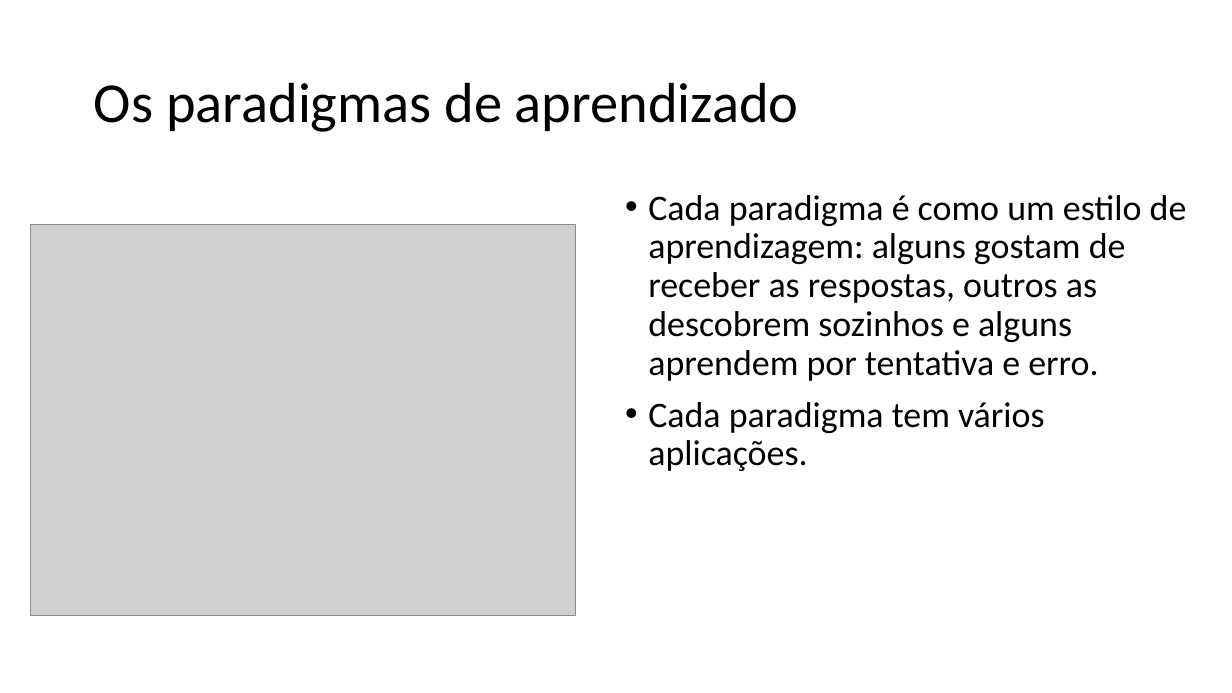
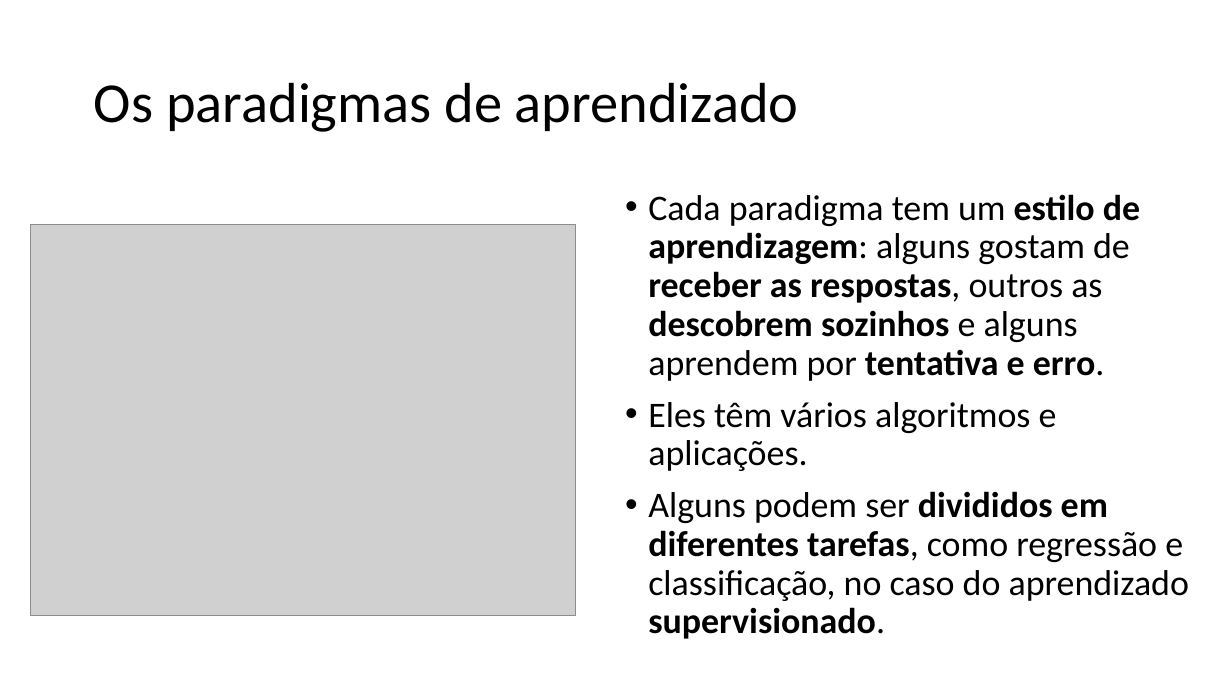
Before and after one commit to zz4fap/c24_inteligencia_artificial, a slide deck: slide 13 of slides/C24_Paradigmas.pptx (slide 7 before the commit). Drawn at 1232x693 pixels with LibreOffice and Linux fonts; fonts in the diff are those of the drawing; grey boxes stand for pictures. Boxes give left, top, right and bottom in pixels: in the first picture for what was removed or moved away, otherwise in the second. Text is boxed around its words. In the diff, an @@ line names an element or a change of style, - is before the commit and + after.

```diff
--- a/slides/C24_Paradigmas.pptx
+++ b/slides/C24_Paradigmas.pptx
@@ text at (648,194,1189,639): text changed @@
-• Cada paradigma é como um estilo de aprendizagem: alguns gostam de receber as respostas, outros as descobrem sozinhos e alguns aprendem por tentativa e erro.
-• Cada paradigma tem vários aplicações.
+• Cada paradigma tem um estilo de aprendizagem: alguns gostam de receber as respostas, outros as descobrem sozinhos e alguns aprendem por tentativa e erro.
+• Eles têm vários algoritmos e aplicações.
+• Alguns podem ser divididos em diferentes tarefas, como regressão e classificação, no caso do aprendizado supervisionado.
```
Also in this commit, not shown: 15 other slides changed, 10 slides added, 1 slide removed, 1 other file.
